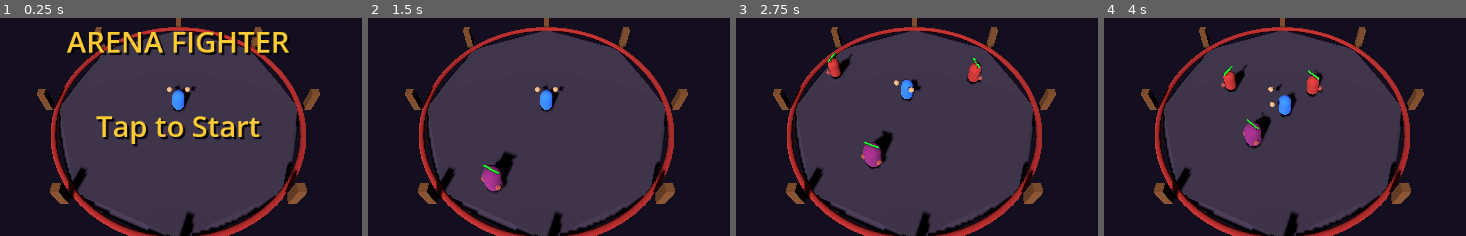
Above: before the commit, frames 1-4 (left to right).
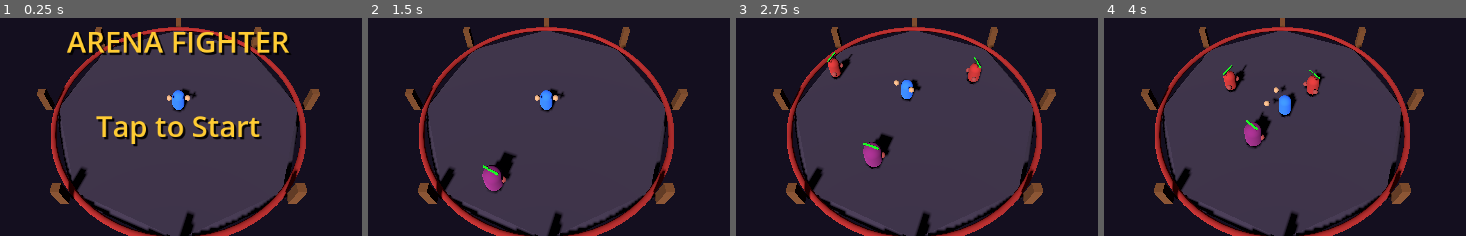
Above: after the commit, the same moments.

Repository: potnoodledev/game-a-day-godot-games
Game: Godot game, scene res://main.tscn
The game is run twice, just before and just after one commit, with the same random seed, the same clock (stepped at 60 frames per second) and the same inputs.
Inputs (mouse positions are % of the whole screen's width and height, from its top left):
- Up to frame 1 (0.25 s): no input
- Up to frame 2 (1.5 s): tap Enter at 0.5 s; move the mouse to (78, 45) at 0.52 s; click (78, 45) at 0.67 s; move the mouse to (32, 55) at 1.27 s; click (32, 55) at 1.42 s
- Up to frame 3 (2.75 s): move the mouse to (65, 27) at 2.02 s; click (65, 27) at 2.17 s
- Up to frame 4 (4 s): move the mouse to (49, 70) at 2.77 s; click (49, 70) at 2.92 s; move the mouse to (87, 65) at 3.52 s; click (87, 65) at 3.67 s
The pictures show only the part of the screen within x 29-79%, y 34-84%; the shares and areas given below are measured in that part.

The runs differ from the first frame. In frame 1, 0.2% of the frame differs, in the area x 46-55%, y 30-39%; in frame 2, 0.4%; in frame 3, 0.4%; in frame 4, 0.6%, in the area x 32-62%, y 21-59%.

Commit message:
Day 26: Fix API double-decompression — accept_gzip=false on all HTTPRequests
Godot's emscripten_fetch reads Content-Encoding headers directly, causing
double-decompression of browser-decompressed API responses. Setting
accept_gzip=false prevents Godot from attempting decompression.

Co-Authored-By: Claude Opus 4.6 <noreply@anthropic.com>

Diff:
--- /dev/null
+++ b/day-00026/api.gd
@@ -0,0 +1,115 @@
+extends Node
+## Reddit API singleton — mirrors the GameMaker reddit_demo_server_api functions.
+## Register as autoload named "Api".
+##
+## Usage:
+##   Api.load_state(func(ok, data): ...)
+##   Api.save_state(level, data, func(ok, result): ...)
+##   Api.submit_score(score, func(ok, result): ...)
+##   Api.get_leaderboard(limit, func(ok, entries): ...)
+
+var _base_url: String = ""
+var _token: String = ""
+
+# Populated after init
+var post_id: String = ""
+var username: String = ""
+var snoovatar: String = ""
+var day_number: int = 0
+
+func _ready() -> void:
+	_parse_url_params()
+	_call_init()
+
+## Set base URL from engine args (passed by main.ts) or fallback for local debug
+func _parse_url_params() -> void:
+	var args = OS.get_cmdline_args()
+	for i in range(args.size()):
+		if args[i] == "--base-url" and i + 1 < args.size():
+			_base_url = args[i + 1]
+			print("[api] Base URL from args: ", _base_url)
+			return
+	# Local debug fallback
+	_base_url = "http://localhost:8000"
+	print("[api] Base URL fallback: ", _base_url)
+
+## Call /api/init to get post context
+func _call_init() -> void:
+	var http := HTTPRequest.new()
+	http.accept_gzip = false
+	add_child(http)
+	http.request_completed.connect(func(_result: int, code: int, _headers: PackedStringArray, body: PackedByteArray) -> void:
+		if code == 200:
+			var json := JSON.parse_string(body.get_string_from_utf8())
+			if json:
+				post_id = json.get("postId", "")
+				username = json.get("username", "")
+				snoovatar = json.get("snoovatar", "")
+				day_number = json.get("dayNumber", 0)
+		http.queue_free()
+	)
+	http.request(_base_url + "/api/init")
+
+## GET /api/state — load player state
+func load_state(callback: Callable) -> void:
+	var http := HTTPRequest.new()
+	http.accept_gzip = false
+	add_child(http)
+	http.request_completed.connect(func(_result: int, code: int, _headers: PackedStringArray, body: PackedByteArray) -> void:
+		var ok := code == 200
+		var data = null
+		if ok:
+			data = JSON.parse_string(body.get_string_from_utf8())
+		callback.call(ok, data)
+		http.queue_free()
+	)
+	http.request(_base_url + "/api/state")
+
+## POST /api/state — save player state
+func save_state(level: int, data: Dictionary, callback: Callable) -> void:
+	var http := HTTPRequest.new()
+	http.accept_gzip = false
+	add_child(http)
+	http.request_completed.connect(func(_result: int, code: int, _headers: PackedStringArray, body: PackedByteArray) -> void:
+		var ok := code == 200
+		var result = null
+		if ok:
+			result = JSON.parse_string(body.get_string_from_utf8())
+		callback.call(ok, result)
+		http.queue_free()
+	)
+	var payload := JSON.stringify({"level": level, "data": data})
+	var headers := PackedStringArray(["Content-Type: application/json"])
+	http.request(_base_url + "/api/state", headers, HTTPClient.METHOD_POST, payload)
+
+## POST /api/score — submit score to leaderboard
+func submit_score(score: int, callback: Callable) -> void:
+	var http := HTTPRequest.new()
+	http.accept_gzip = false
+	add_child(http)
+	http.request_completed.connect(func(_result: int, code: int, _headers: PackedStringArray, body: PackedByteArray) -> void:
+		var ok := code == 200
+		var result = null
+		if ok:
+			result = JSON.parse_string(body.get_string_from_utf8())
+		callback.call(ok, result)
+		http.queue_free()
+	)
+	var payload := JSON.stringify({"score": score})
+	var headers := PackedStringArray(["Content-Type: application/json"])
+	http.request(_base_url + "/api/score", headers, HTTPClient.METHOD_POST, payload)
+
+## GET /api/leaderboard — fetch top scores
+func get_leaderboard(limit: int, callback: Callable) -> void:
+	var http := HTTPRequest.new()
+	http.accept_gzip = false
+	add_child(http)
+	http.request_completed.connect(func(_result: int, code: int, _headers: PackedStringArray, body: PackedByteArray) -> void:
+		var ok := code == 200
+		var entries = null
+		if ok:
+			entries = JSON.parse_string(body.get_string_from_utf8())
+		callback.call(ok, entries)
+		http.queue_free()
+	)
+	http.request(_base_url + "/api/leaderboard?limit=%d" % limit)
--- a/day-00026/main.gd
+++ b/day-00026/main.gd
@@ -39,6 +39,8 @@
 var hit_effects: Array = []
 var damage_numbers: Array = []
 var screen_shake := 0.0
+
+var _score_submitted := false
 
 func _ready():
 	# Camera - isometric-ish view
@@ -143,15 +145,15 @@
 	player_mesh.set_surface_override_material(0, mat)
 	add_child(player_mesh)
 
-	# Fists
+	# Fists (positive Z = toward camera = visual "front")
 	var fist_l = _make_fist(Color(0.9, 0.7, 0.5))
 	fist_l.name = "FistL"
-	fist_l.position = Vector3(-0.5, 0.6, -0.3)
+	fist_l.position = Vector3(-0.5, 0.6, 0.3)
 	player_mesh.add_child(fist_l)
 
 	var fist_r = _make_fist(Color(0.9, 0.7, 0.5))
 	fist_r.name = "FistR"
-	fist_r.position = Vector3(0.5, 0.6, -0.3)
+	fist_r.position = Vector3(0.5, 0.6, 0.3)
 	player_mesh.add_child(fist_r)
 
 func _make_fist(color: Color) -> MeshInstance3D:
@@ -299,14 +301,12 @@
 			fist_node = player_mesh.get_node("FistR")
 		else:
 			fist_node = player_mesh.get_node("FistL")
-		# Animate fist forward
-		var base_pos = fist_node.position
-		var dir_flat = Vector2(player_attack_dir.x, player_attack_dir.z).normalized()
-		fist_node.position.z = -0.3 - fist_extend
+		# Animate fist forward (+Z = toward camera = visual front)
+		fist_node.position.z = 0.3 + fist_extend
 	else:
 		# Reset fist positions
-		player_mesh.get_node("FistL").position = Vector3(-0.5, 0.6, -0.3)
-		player_mesh.get_node("FistR").position = Vector3(0.5, 0.6, -0.3)
+		player_mesh.get_node("FistL").position = Vector3(-0.5, 0.6, 0.3)
+		player_mesh.get_node("FistR").position = Vector3(0.5, 0.6, 0.3)
 
 	# Player invulnerability
 	if player_invuln > 0:
@@ -329,9 +329,9 @@
 			if player_pos.length() > arena_radius - 1.0:
 				player_pos = player_pos.normalized() * (arena_radius - 1.0)
 			player_target_pos = player_pos + move_dir.normalized() * max(0, move_dir.length() - move_speed)
-		# Face direction of movement or attack
+		# Face direction of movement
 		if move_dir.length() > 0.2:
-			var look_angle = atan2(move_dir.x, move_dir.z)
+			var look_angle = atan2(-move_dir.x, -move_dir.z)
 			player_mesh.rotation.y = lerp_angle(player_mesh.rotation.y, look_angle, delta * 10.0)
 
 	player_mesh.position = Vector3(player_pos.x, 0.7, player_pos.z)
@@ -370,7 +370,7 @@
 				_enemy_attack(enemy)
 
 		# Face player
-		var look_angle = atan2(to_player.x, to_player.z)
+		var look_angle = atan2(-to_player.x, -to_player.z)
 		enemy.mesh.position = Vector3(enemy.pos.x, 0.7, enemy.pos.z)
 		enemy.mesh.rotation.y = look_angle
 
@@ -451,6 +451,7 @@
 			game_state = 2
 			screen_shake = 3.0
 			hud.show_game_over(points, wave)
+			_submit_and_save()
 
 func player_attack(direction: Vector3):
 	if player_attack_timer > 0 or player_stun > 0:
@@ -459,9 +460,9 @@
 	player_attack_timer = 0.3
 	player_attack_dir = direction
 
-	# Face attack direction
+	# Face attack direction (negate so fists face toward target)
 	if direction.length() > 0.1:
-		player_mesh.rotation.y = atan2(direction.x, direction.z)
+		player_mesh.rotation.y = atan2(-direction.x, -direction.z)
 
 	# Check hit enemies
 	var hit_any := false
@@ -632,9 +633,18 @@
 	var normalized = screen_dir.normalized()
 	return (right * normalized.x + forward * -normalized.y).normalized()
 
+func _submit_and_save():
+	if _score_submitted or points <= 0:
+		return
+	_score_submitted = true
+	if Api:
+		Api.submit_score(points, func(ok, _result): print("[api] score submit: ", ok))
+		Api.save_state(wave, {"points": points, "wave": wave}, func(ok, _result): print("[api] state save: ", ok))
+
 func _restart():
 	game_state = 1
 	hud.hide_center()
+	_score_submitted = false
 	points = 0
 	wave = 1
 	combo = 0
--- a/day-00026/project.godot
+++ b/day-00026/project.godot
@@ -11,3 +11,5 @@
 config/features=PackedStringArray("4.3")
 
 [autoload]
+
+Api="*res://api.gd"
Not shown, added: day-00026/api.gd.uid
